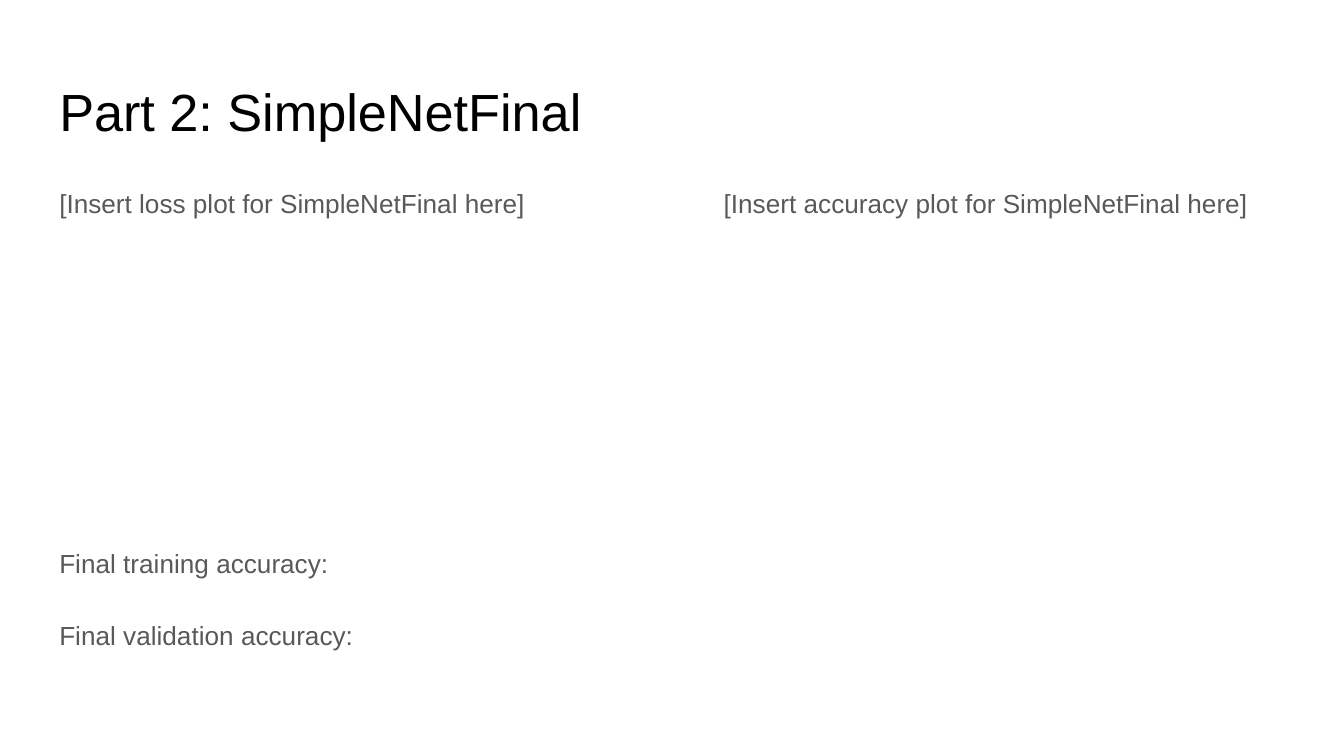
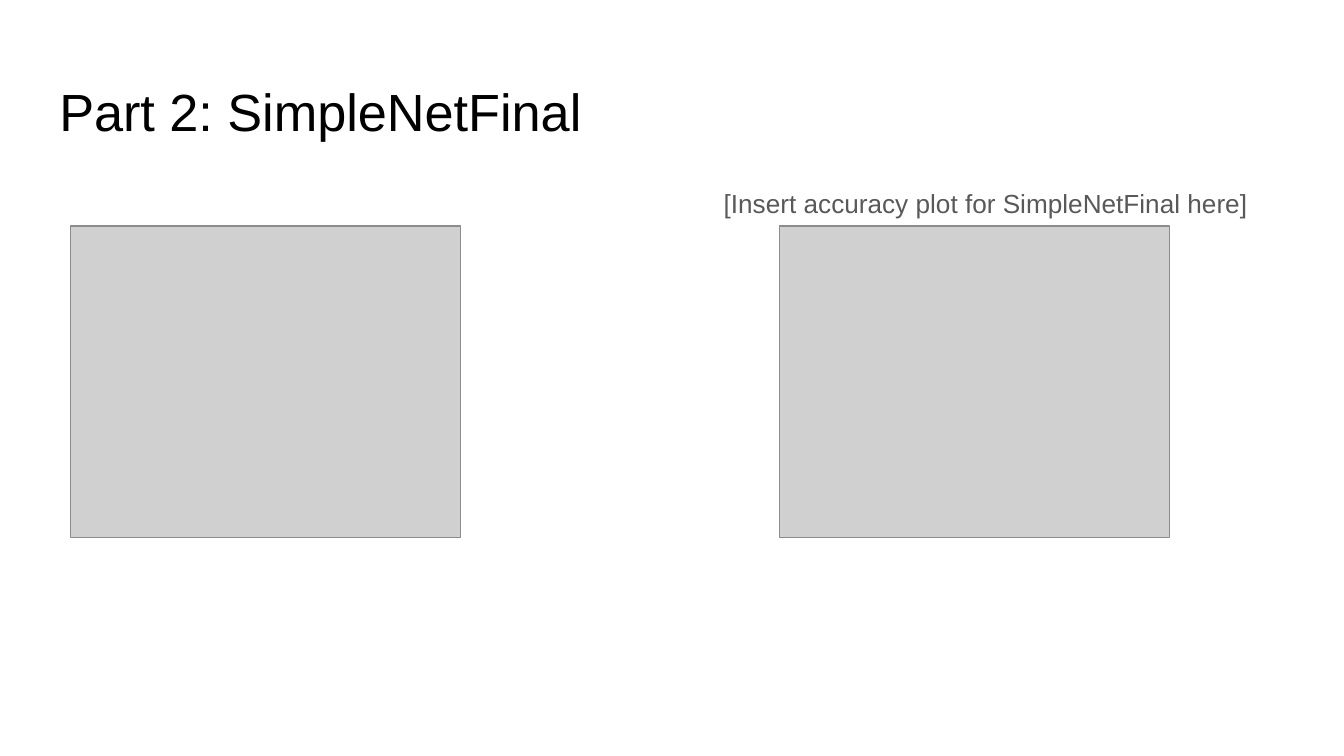
Before and after one commit to ShuvoNewaz/CS-6476-Projects-Fall2022, a slide deck: slide 4 of docs/proj4_report.pptx. Drawn at 1344x756 pixels with LibreOffice and Linux fonts; fonts in the diff are those of the drawing; grey boxes stand for pictures. Boxes give left, top, right and bottom in pixels: in the first picture for what was removed or moved away, otherwise in the second. Text is boxed around its words. In the diff, an @@ line names an element or a change of style, - is before the commit and + after.

```diff
--- a/docs/proj4_report.pptx
+++ b/docs/proj4_report.pptx
@@ text removed at bbox=[59, 194, 525, 651] @@
-[Insert loss plot for SimpleNetFinal here]
-Final training accuracy:
-Final validation accuracy:
@@ picture added at bbox=[71, 226, 461, 538] @@
@@ picture added at bbox=[780, 226, 1169, 538] @@
```
Also in this commit, not shown: 13 other slides changed, 1 slide added, 14 other files.
